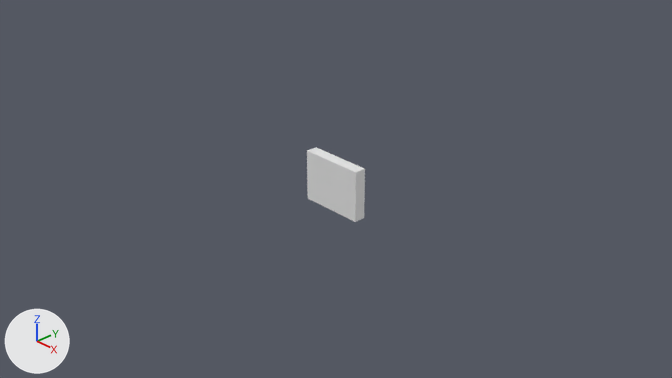
Two versions of the Blender file sofa.blend, one commit apart.
Rendered twice from the file's camera 'Camera'. Every picture has the same lights, and +X, +Y and +Z are marked at lower left.
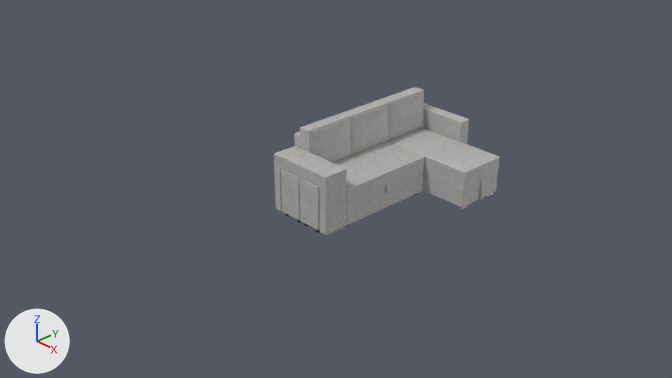
Where the newer file only moved an object's origin or applied its transform, the numbers keep the older frame.

The change, as a diff of the scene's bpy script:
```diff
--- a/sofa.blend.py
+++ b/sofa.blend.py
@@ mat_material_bancos @@
+mat_material_bancos = bpy.data.materials.new('Material bancos')
+# uses the picture img_textura_porque_xd_jpg
@@ mat_material_agarres @@
+mat_material_agarres = bpy.data.materials.new('Material agarres')
+# uses the picture img_textura_porque_xd_jpg
@@ mat_material_cojines @@
+mat_material_cojines = bpy.data.materials.new('Material cojines')
+# uses the picture img_textura_porque_xd_jpg
@@ mat_material_cojines_base @@
+mat_material_cojines_base = bpy.data.materials.new('Material cojines base')
+# uses the picture img_textura_porque_xd_jpg
@@ mat_material_base @@
+mat_material_base = bpy.data.materials.new('Material base')
+# uses the picture img_textura_porque_xd_jpg
@@ me_cube_004 @@
 # used by ob_cube_001; location = (0.0, 0.0, 0.0); scale = (0.425, 0.075, 0.325)
-me_cube_004.from_pydata(...)  # 8 vertices, 6 faces; spans x -1.0..1.0, y -1.0..1.0, z -1.0..1.0
+me_cube_004.from_pydata(...)  # 168 vertices, 166 faces; spans x -1.0..1.0, y -1.0..1.0, z -1.0..1.08
+# me_cube_004 part 1: 8 vertices removed from x -1.0..1.0, y -1.0..1.0, z -1.0..1.0; 168 vertices added at x -1.0..1.0, y -1.0..1.0, z -1.0..1.08
+me_cube_004.materials.append(mat_material_bancos)
@@ ob_cube_001 @@
 ob_cube_001 = bpy.data.objects.new('Cube.001', me_cube_004)
-ob_cube_001.location = (0.0, 0.0, 0.0)
-ob_cube_001.scale = (0.425, 0.075, 0.325)
+ob_cube_001.location = (0.268, -0.795, 0.275)
+ob_cube_001.scale = (0.15, 0.15, 0.264)
@@ ob_cube @@
 ob_cube.scale = (0.163, 0.163, 0.24)
-ob_cube.hide_set(True)  # its collection is switched off
@@ ob_agarre_1 @@
+ob_agarre_1 = bpy.data.objects.new('Agarre 1', me_cube_014)  # 358 vertices, 357 faces; spans x -1.0..5.2, y -1.0..1.0, z -9.6..6.6
+ob_agarre_1.location = (1.461, 0.95, 0.264)
+ob_agarre_1.rotation_euler = (0.0, 1.552, 0.0)  # degrees (0, 89, 0)
+ob_agarre_1.scale = (0.05, 0.025, 0.00375)
@@ ob_cojín_3 @@
+ob_cojín_3 = bpy.data.objects.new('Cojín 3', me_cube_013)  # 168 vertices, 166 faces; spans x -1.0..1.0, y -1.0..1.0, z -1.0..1.34
+ob_cojín_3.location = (0.178, 0.95, 0.7)
+ob_cojín_3.rotation_euler = (0.0, 1.527, 0.0)  # degrees (0, 87, 0)
+ob_cojín_3.scale = (0.25, 0.317, 0.075)
@@ ob_cojín_2 @@
+ob_cojín_2 = bpy.data.objects.new('Cojín 2', me_cube_013.copy())
+ob_cojín_2.location = (0.178, 0.317, 0.7)
+ob_cojín_2.rotation_euler = (0.0, 1.527, 0.0)  # degrees (0, 87, 0)
+ob_cojín_2.scale = (0.25, 0.317, 0.075)
@@ ob_cojín_1 @@
+ob_cojín_1 = bpy.data.objects.new('Cojín 1', me_cube_013.copy())
+ob_cojín_1.location = (0.178, -0.317, 0.7)
+ob_cojín_1.rotation_euler = (0.0, 1.527, 0.0)  # degrees (0, 87, 0)
+ob_cojín_1.scale = (0.25, 0.317, 0.075)
@@ ob_cojín_base_2 @@
+ob_cojín_base_2 = bpy.data.objects.new('Cojín base 2', me_cube_010)  # 168 vertices, 166 faces; spans x -1.0..1.0, y -1.0..1.0, z -1.0..1.34
+ob_cojín_base_2.location = (0.78, 0.95, 0.375)
+ob_cojín_base_2.scale = (0.68, 0.317, 0.075)
@@ ob_cojín_base_1 @@
+ob_cojín_base_1 = bpy.data.objects.new('Cojín base 1', me_cube_005)  # 168 vertices, 166 faces; spans x -1.0..1.0, y -1.0..1.0, z -1.0..1.34
+ob_cojín_base_1.location = (0.48, 0.0, 0.375)
+ob_cojín_base_1.scale = (0.38, 0.633, 0.075)
@@ ob_respaldo @@
+ob_respaldo = bpy.data.objects.new('Respaldo', me_cube_008)  # 152 vertices, 150 faces; spans x -1.0..1.0, y -1.0..1.0, z -1.0..1.0
+ob_respaldo.location = (0.05, 0.0, 0.425)
+ob_respaldo.scale = (0.05, 0.633, 0.425)
@@ ob_base_1 @@
+ob_base_1 = bpy.data.objects.new('Base 1', me_cube_008.copy())
+ob_base_1.location = (0.475, 0.0, 0.15)
+ob_base_1.scale = (0.375, 0.633, 0.15)
@@ ob_base_2 @@
+ob_base_2 = bpy.data.objects.new('Base 2', me_cube_008.copy())
+ob_base_2.location = (0.775, 0.95, 0.15)
+ob_base_2.scale = (0.675, 0.317, 0.15)
@@ ob_apoyabrazos_2 @@
+ob_apoyabrazos_2 = bpy.data.objects.new('Apoyabrazos 2', me_cube_001)  # 272 vertices, 269 faces; spans x -1.0..1.0, y -1.0..1.0, z -1.0..1.0
+ob_apoyabrazos_2.location = (0.425, -0.788, 0.35)
+ob_apoyabrazos_2.scale = (0.425, 0.155, 0.35)
@@ ob_apoyabrazos_1 @@
+ob_apoyabrazos_1 = bpy.data.objects.new('Apoyabrazos 1', me_cube_008.copy())
+ob_apoyabrazos_1.location = (0.425, 1.342, 0.35)
+ob_apoyabrazos_1.scale = (0.425, 0.075, 0.35)
```

Boxes (x1, y1, x2, y2) around the edits, measured in the pictures (672 x 378 px):
'Cube.001', reshaped, moved, rescaled: before (307, 147, 365, 222); after (281, 169, 300, 220)
'Apoyabrazos 2', added: after (274, 146, 346, 235)
'Cojín base 2', added: after (388, 128, 500, 184)
'Cojín base 1', added: after (332, 142, 425, 202)
'Cojín 1', added: after (300, 113, 351, 162)
'Cojín 2', added: after (341, 100, 388, 155)
'Base 1', added: after (346, 169, 424, 225)
'Base 2', added: after (423, 168, 498, 207)
'Cojín 3', added: after (380, 87, 424, 141)
'Apoyabrazos 1', added: after (423, 103, 469, 144)
'Cube', shown: after (299, 178, 320, 230)
'Agarre 1', added: after (479, 176, 484, 200)
'Respaldo', added: after (294, 131, 301, 148)
'Agarre 1.001', added: after (385, 184, 390, 193)
